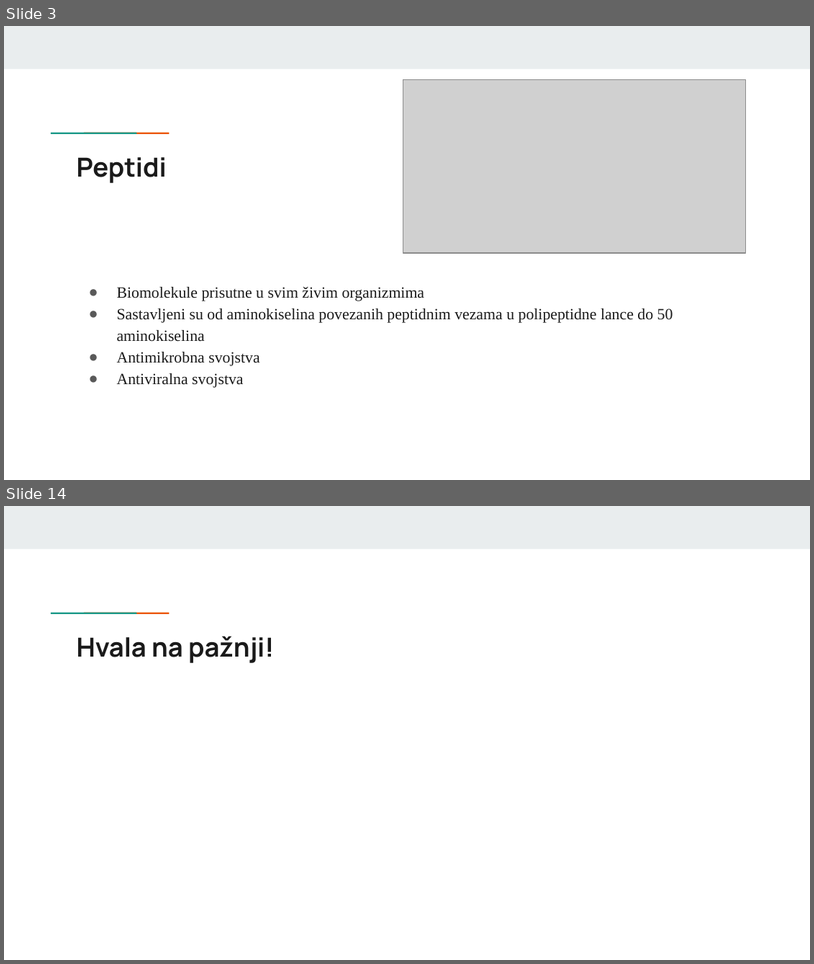
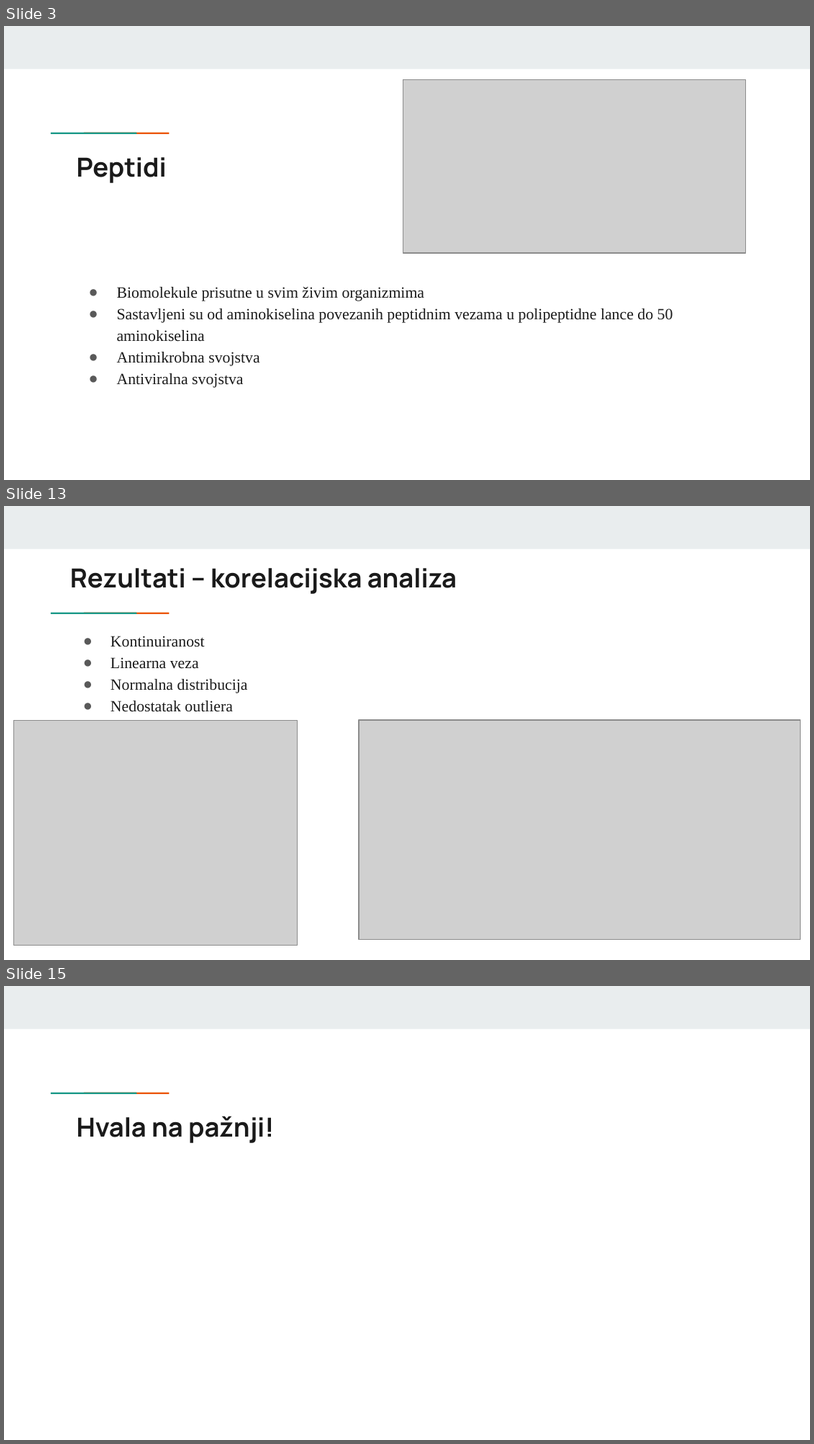
Before and after one commit to bruno4355/Diplomski-rad, a slide deck: Diplomski rad_Novosel - prezentacija.pptx. Shown one above the other, each under a label of ours: slides 3 and 14 before the commit, slides 3, 13 and 15 after it; the slides between them are not shown. The pictures are 814x964 and 814x1444 pixels, drawn with LibreOffice and Linux fonts; fonts in the diff are those of the drawing; grey boxes stand for pictures. Boxes give left, top, right and bottom in pixels: in the first picture for what was removed or moved away, otherwise in the second. Text is boxed around its words. In the diff, an @@ line names an element or a change of style, - is before the commit and + after.

```diff
--- a/Diplomski rad_Novosel - prezentacija.pptx
+++ b/Diplomski rad_Novosel - prezentacija.pptx
@@ slide 13 added at [4, 506, 810, 960], background #FFFFFF; not listed: 3 template elements that a slide beside it also shows @@
@@ title added at [70, 568, 457, 594], 23.4 pt, text #1A1A1A, bold @@
+Rezultati – korelacijska analiza
@@ text added at [111, 636, 248, 712], 14 pt, text #1A1A1A @@
+● Kontinuiranost
+● Linearna veza
+● Normalna distribucija
+● Nedostatak outliera
@@ picture added at [13, 721, 298, 944] @@
@@ picture added at [359, 720, 801, 939] @@
@@ what was slide 14 is now slide 15 @@
```
Also in this commit, not shown: 7 slides changed, 3 other slides added, 3 slides removed.
